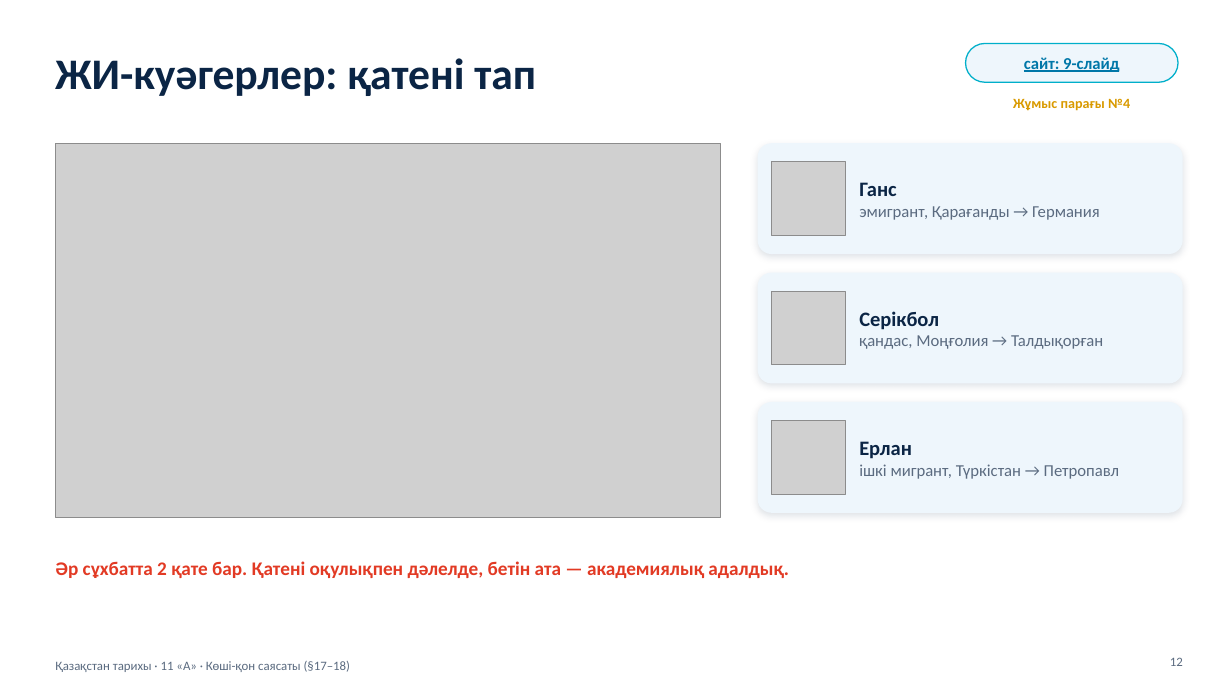
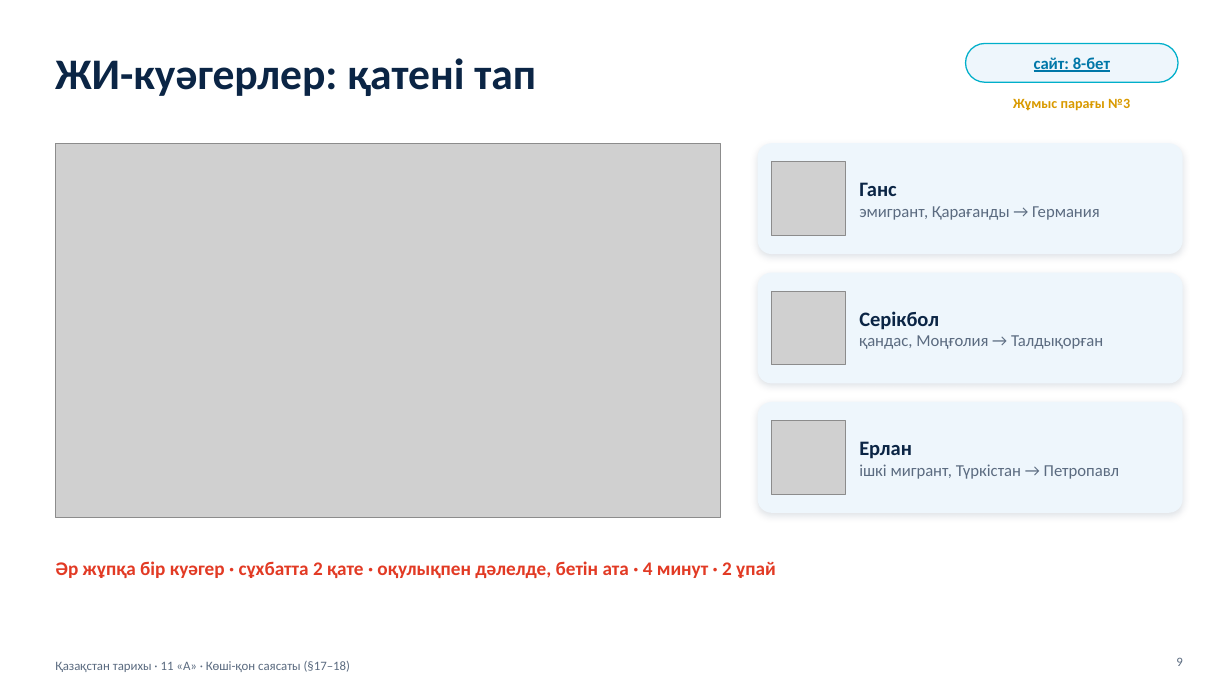
Before and after one commit to makpalkubantova-arch/koshkonkznatfrikh, a slide deck: slide 9 of materialdar/2-Prezentaciya-Koshi-qon-sayasaty.pptx (slide 12 before the commit). Drawn at 1232x693 pixels with LibreOffice and Linux fonts; fonts in the diff are those of the drawing; grey boxes stand for pictures. Boxes give left, top, right and bottom in pixels: in the first picture for what was removed or moved away, otherwise in the second. Text is boxed around its words. In the diff, an @@ line names an element or a change of style, - is before the commit and + after.

```diff
--- a/materialdar/2-Prezentaciya-Koshi-qon-sayasaty.pptx
+++ b/materialdar/2-Prezentaciya-Koshi-qon-sayasaty.pptx
@@ text in rounded rectangle at bbox=[1034, 57, 1110, 72]: text changed @@
-сайт: 9-слайд
+сайт: 8-бет
@@ text at bbox=[1013, 98, 1130, 111]: text changed @@
-Жұмыс парағы №4
+Жұмыс парағы №3
@@ text at bbox=[55, 561, 776, 578]: text changed @@
-Әр сұхбатта 2 қате бар. Қатені оқулықпен дәлелде, бетін ата — академиялық адалдық.
+Әр жұпқа бір куәгер · сұхбатта 2 қате · оқулықпен дәлелде, бетін ата · 4 минут · 2 ұпай
@@ page number at bbox=[1176, 657, 1182, 666]: text changed @@
-12
+9
```
Also in this commit, not shown: 9 other slides changed, 3 slides added, 6 slides removed, 23 other files.
